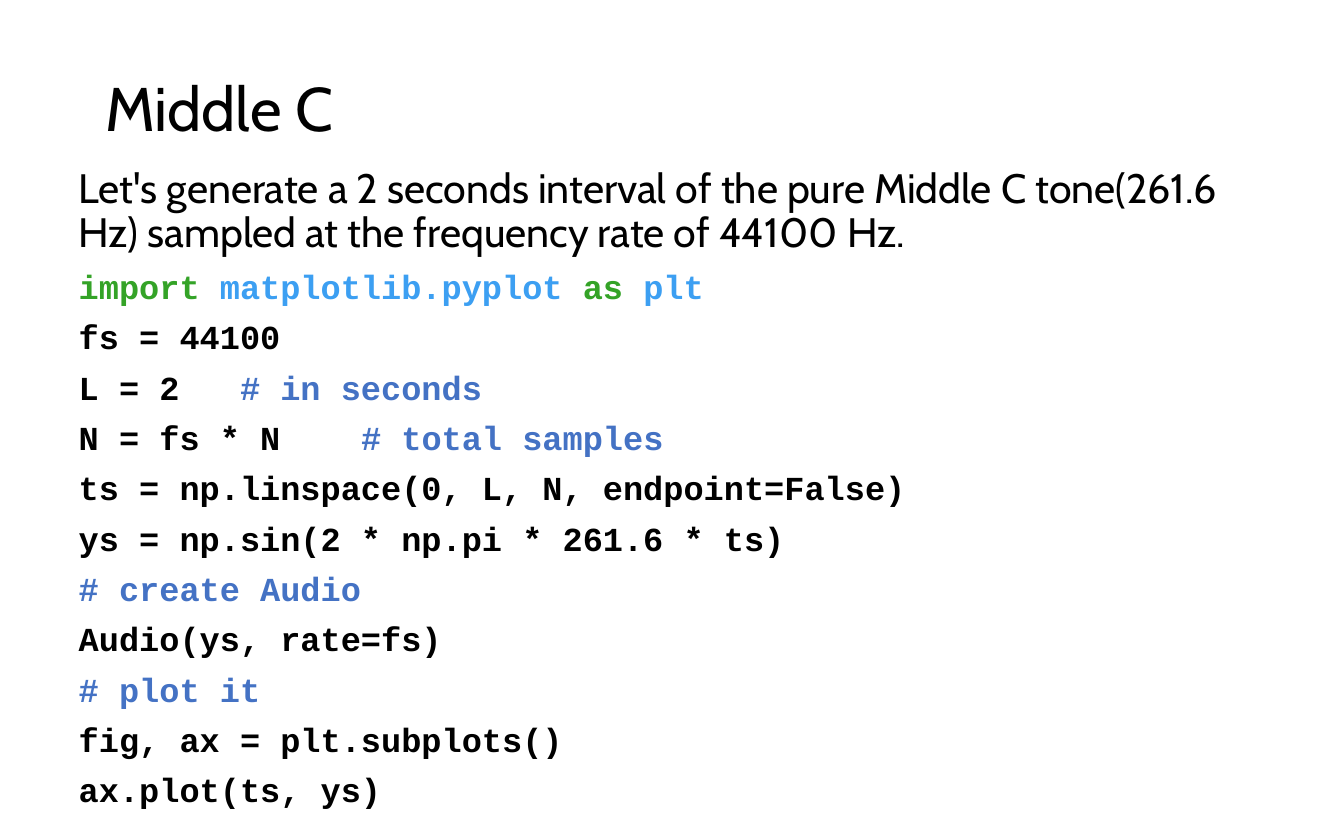
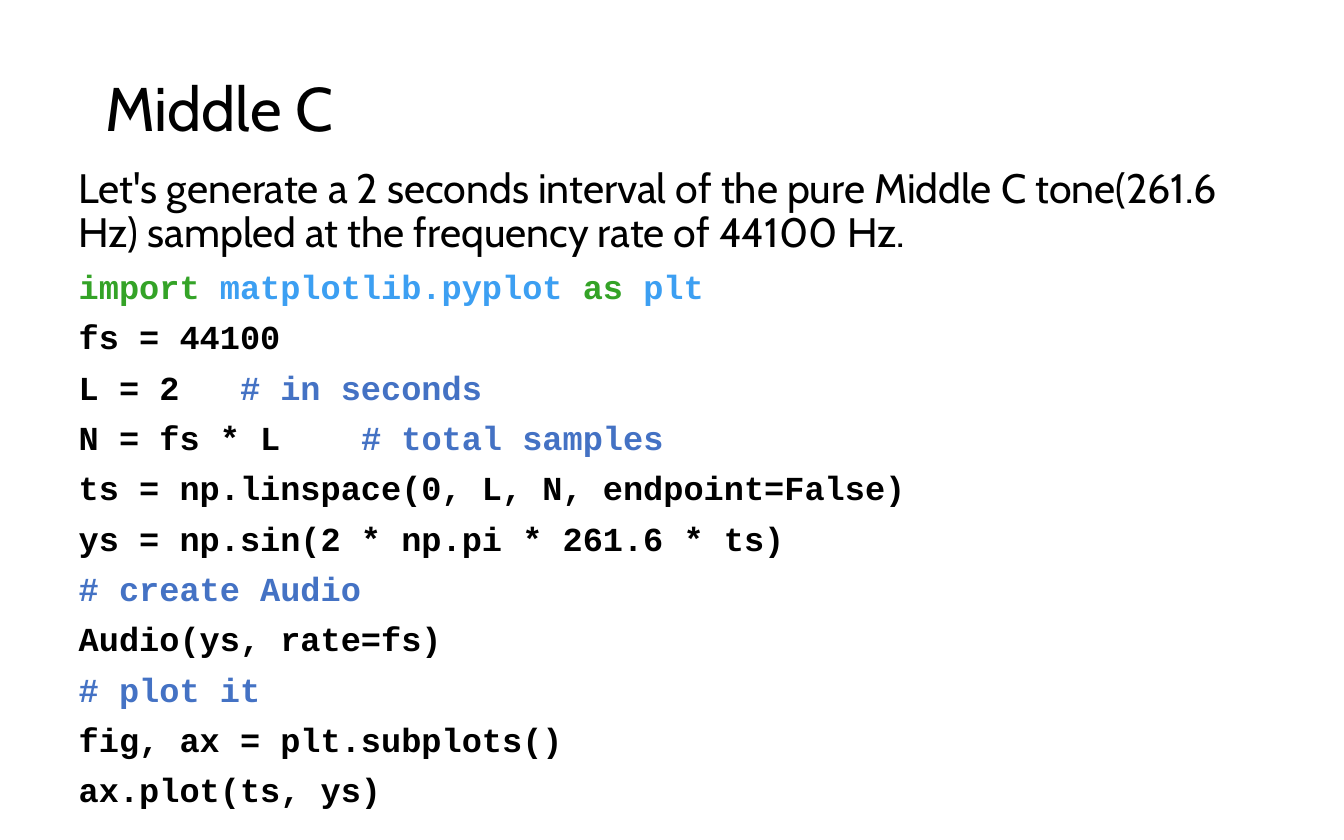
Before and after one commit to LongBaoNguyen/longbaonguyen.github.io, a slide deck: slide 18 of courses/apcsp/lect16.pptx. Drawn at 1344x840 pixels with LibreOffice and Linux fonts; fonts in the diff are those of the drawing; background and template pictures are left out. Boxes give left, top, right and bottom in pixels: in the first picture for what was removed or moved away, otherwise in the second. Text is boxed around its words. In the diff, an @@ line names an element or a change of style, - is before the commit and + after.

```diff
--- a/courses/apcsp/lect16.pptx
+++ b/courses/apcsp/lect16.pptx
@@ text at bbox=[79, 425, 663, 457]: text changed @@
-N = fs * N # total samples
+N = fs * L # total samples
```
Also in this commit, not shown: 2 other files.
